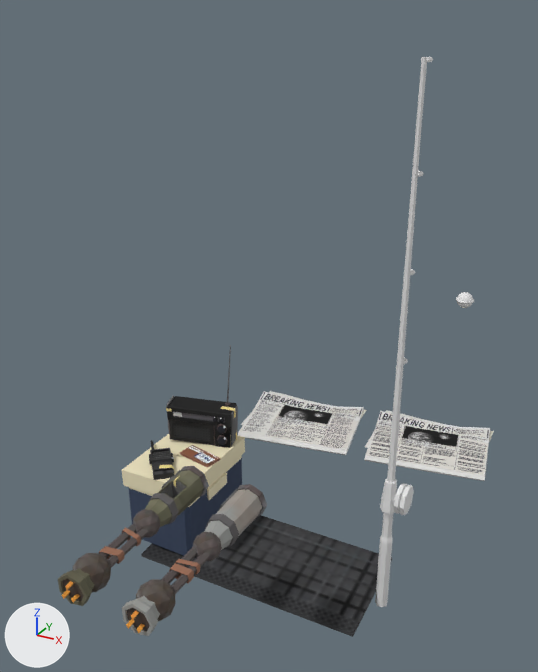
Two versions of the FBX model Max.fbx, one commit apart.
One viewpoint serves both versions: a camera (50 mm lens) standing at (1.85, -1.43, 2.43) and looking at (-0.29, 2.46, 0.48). Arrows for +X, +Y and +Z are at lower left; the lights stay in place. Where no turn or scale is listed for an object, it has been applied to the vertices. Vertices at the same position are counted once.

The first picture shows 'Esky', 'EskyLid', 'FishingRod', 'FishingRodFloater', 'Newspaper', 'Newspaper_LOWDETAIL', 'Radio', 'RobotArmEnd', 'RobotArmMid', 'RobotArmMid.001', 'RobotArmTip.001', 'RobotArmTip.002', 'RubberMat'.
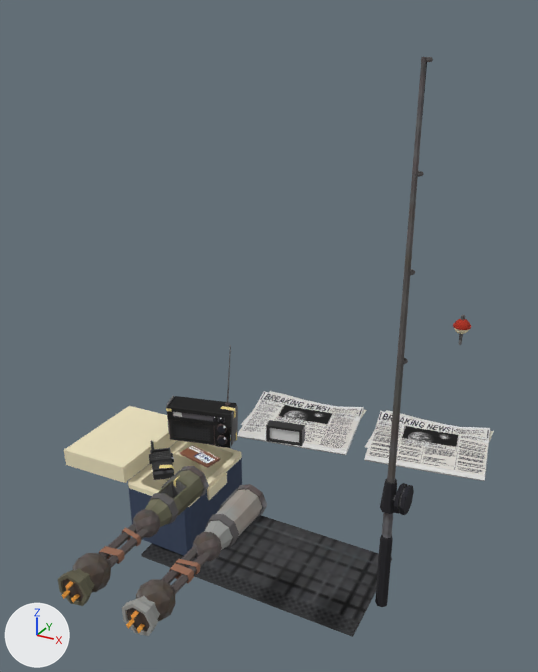
Diff of the bpy script that builds the scene:
```diff
--- a/Max.fbx.py
+++ b/Max.fbx.py
@@ mat_material @@
+mat_material = principled_material('Material')
+mat_material.base_color = (0.8, 0.8, 0.8)  # white #e7e7e7
@@ me_cylinder_002 @@
 me_cylinder_002.from_pydata(...)  # 437 vertices, 419 faces; spans x -0.05..0.11, y -0.09..0.09, z -0.46..2.72
 # used by ob_fishingrod; location = (0.729, 2.064, -0.498)
+# me_cylinder_002 part 3: texture (UV) coordinates of 418 of 419 faces, centred in x -0.04..0.11, y -0.07..0.08, z -0.46..2.72, changed; they spanned u 0.0..1.0, v 0.0..1.0 and now span u 0.02..0.34, v 0.81..0.97
+me_cylinder_002.materials.append(mat_material_004)  # picture img_largetexture1_png
@@ me_icosphere @@
 # used by ob_fishingrodfloater; location = (0.747, 3.285, 0.647); scale = (0.212, 0.212, 0.212)
-me_icosphere.from_pydata(...)  # 74 vertices, 98 faces; spans x -0.275..0.274, y -0.27..0.279, z -0.26..0.26
+me_icosphere.from_pydata(...)  # 109 vertices, 130 faces; spans x -0.275..0.274, y -0.27..0.279, z -0.658..0.37
+# me_icosphere part 1: a new loose piece of 35 vertices spanning x -0.066..0.066, y -0.114..0.107, z -0.658..0.37, in mat_material_004 (picture img_largetexture1_png)
+# me_icosphere part 2: 98 faces spanning x -0.275..0.274, y -0.27..0.279, z -0.26..0.26 switch from no material to mat_material_004 (picture img_largetexture1_png)
@@ me_cube @@
+me_cube.from_pydata(...)  # 72 vertices, 52 faces; spans x -0.134..0.132, y -0.065..0.065, z -0.062..0.062
+# faces by material slot: [51, 1]
+me_cube.materials.append(mat_material_004)  # picture img_largetexture1_png
+me_cube.materials.append(mat_material)  # white #e7e7e7
@@ ob_eskylid @@
 ob_eskylid = bpy.data.objects.new('EskyLid', me_cube_011)
-ob_eskylid.location = (-0.954, 2.052, -0.439)
+ob_eskylid.location = (-1.452, 2.052, -0.439)
@@ ob_fishingrodfloater @@
 ob_fishingrodfloater = bpy.data.objects.new('FishingRodFloater', me_icosphere)
-ob_fishingrodfloater.location = (0.747, 3.285, 0.647)
+ob_fishingrodfloater.location = (0.747, 3.285, 0.459)
+ob_fishingrodfloater.rotation_euler = (0.0, 0.0, -2.968)  # degrees (0, 0, -170)
 ob_fishingrodfloater.scale = (0.212, 0.212, 0.212)
@@ ob_digitalclock @@
+ob_digitalclock = bpy.data.objects.new('DigitalClock', me_cube)
+ob_digitalclock.location = (-0.175, 2.484, -0.223)
```

Where the change shows, as pixel boxes (x1, y1, x2, y2) in the pictures (538 x 672 px):
'EskyLid', moved
    before: (122, 434, 245, 494)
    after: (64, 406, 178, 483)
'FishingRod', recoloured, surface changed
    both: (375, 57, 433, 607)
'DigitalClock', added
    after: (266, 420, 305, 446)
    faces in mat_material_004 (picture img_largetexture1_png): (266, 420, 305, 446)
    faces in mat_material (white #e7e7e7): (270, 428, 299, 443)
'FishingRodFloater', reshaped, moved, turned
    before: (456, 292, 474, 308)
    after: (453, 315, 471, 345)
part 1 of me_icosphere, added
    after: (458, 315, 465, 345)
part 2 of me_icosphere, recoloured
    before: (456, 292, 474, 308)
    after: (453, 319, 471, 334)
